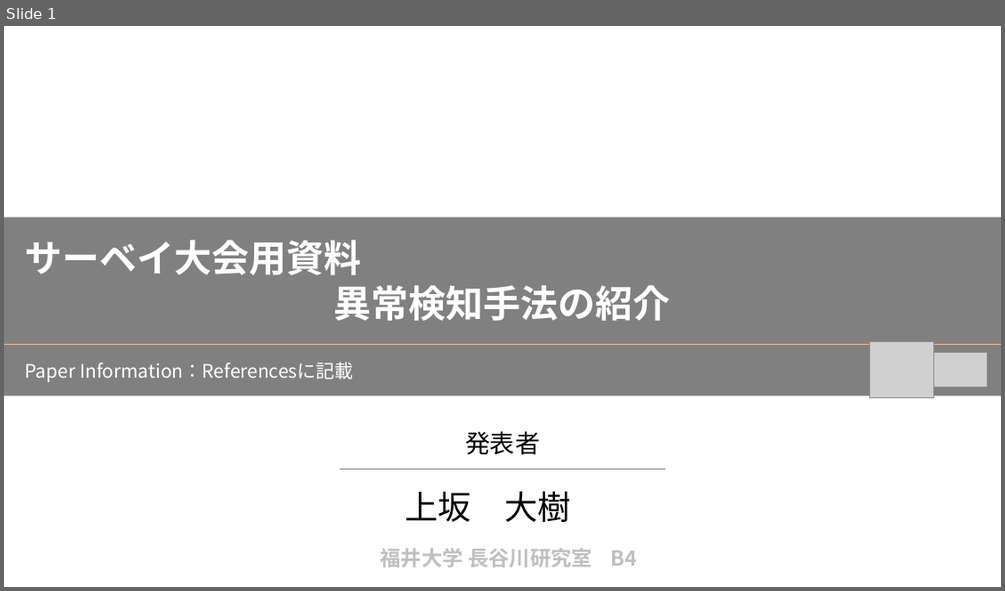
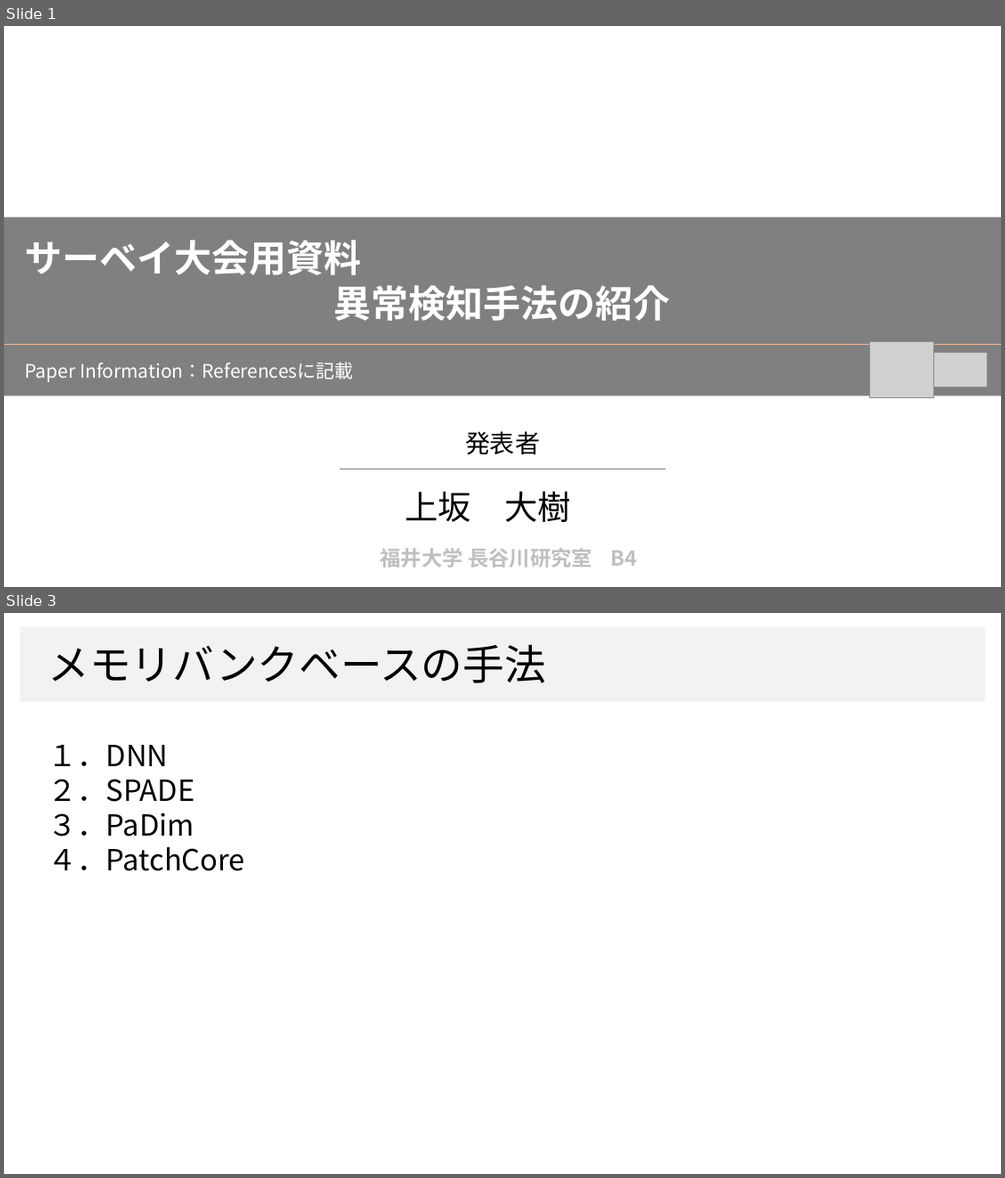
Before and after one commit to dhia-github/haselab-all, a slide deck: 発表資料/サーベイ大会資料.pptx. Shown one above the other, each under a label of ours: slide 1 before the commit, slides 1 and 3 after it; the slides between them are not shown. The pictures are 1005x591 and 1005x1178 pixels, drawn with LibreOffice and Linux fonts; fonts in the diff are those of the drawing; grey boxes stand for pictures; background and template pictures are left out. Boxes give left, top, right and bottom in pixels: in the first picture for what was removed or moved away, otherwise in the second. Text is boxed around its words. In the diff, an @@ line names an element or a change of style, - is before the commit and + after.

```diff
--- a/発表資料/サーベイ大会資料.pptx
+++ b/発表資料/サーベイ大会資料.pptx
@@ slide 3 added at (x1=4, y1=613, x2=1001, y2=1174), background #FFFFFF @@
@@ rectangle added at (x1=20, y1=627, x2=986, y2=702), fill #F2F2F2 @@
@@ text added at (x1=48, y1=644, x2=545, y2=683), 40 pt, text #000000 @@
+メモリバンクベースの手法
@@ text added at (x1=48, y1=745, x2=244, y2=871), 28 pt, text #000000 @@
+１．DNN
+２．SPADE
+３．PaDim
+４．PatchCore
```
Also in this commit, not shown: 3 slides changed, 13 other slides added, 4 slides removed.
